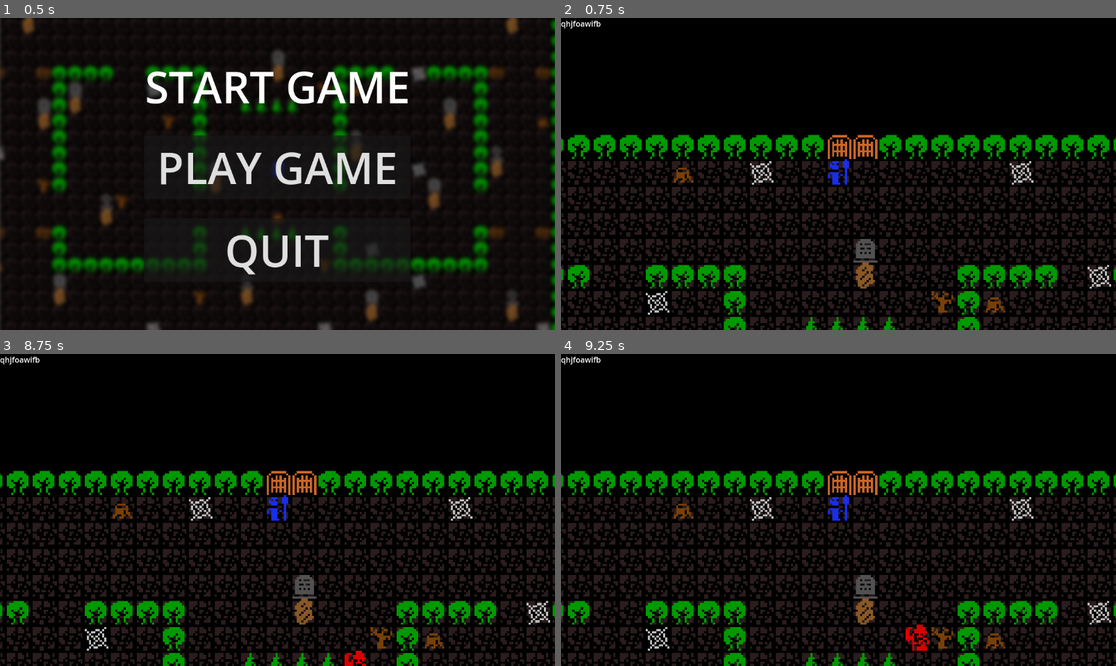
Above: before the commit, frames 1-4 (two rows, left to right).
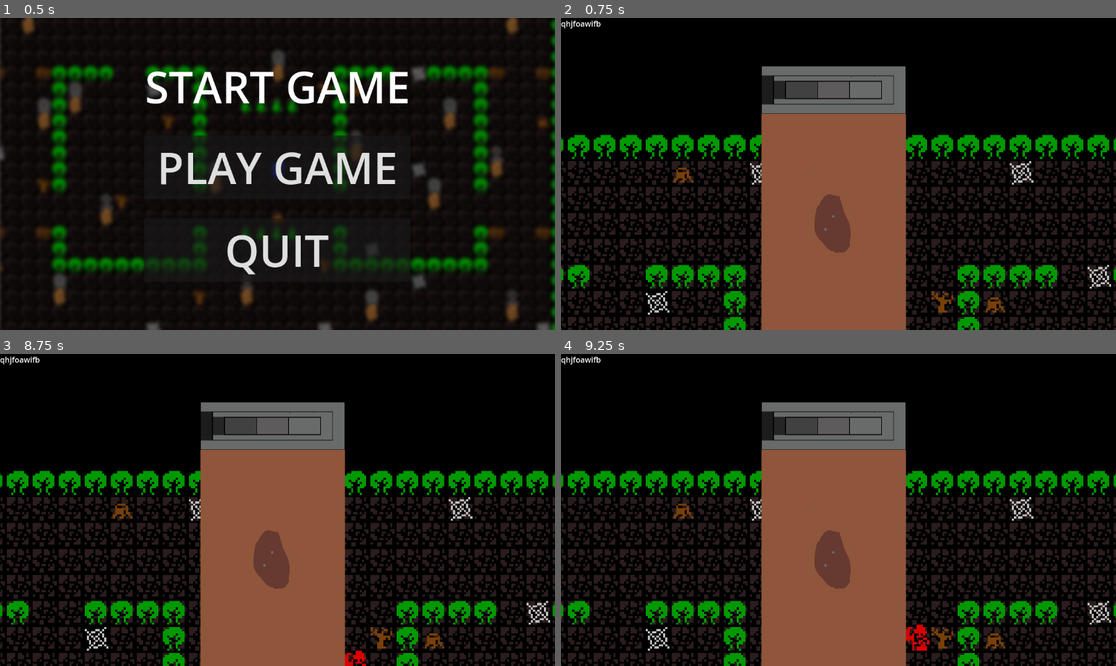
Above: after the commit, the same moments.

Repository: LucyJuza/trijam-bast-luci-luca
Game: Godot game, scene res://UI/main.tscn
Two runs of this game, one before a commit and one after it. Both use one fixed random seed, a clock stepped at 60 frames per second and the inputs below.
Inputs:
- Up to frame 1 (0.5 s): no input
- Up to frame 2 (0.75 s): click "PLAY GAME" at 0.5 s
- Up to frame 3 (8.75 s): tap Enter at 1.25, 2.75, 4.25 s; tap Space (interact) at 1.35, 2, 2.1, 2.85, 3.5, 3.6, 4.35, 5, 5.1, 5.85, 6.6, 7.35, 8.1 s
- Up to frame 4 (9.25 s): tap Space (interact) at 8.85 s

Frame 1 is identical in both runs. In frame 2, 22% of the frame differs, in the area x 36-63%, y 15-100%; in frame 3, 22%; in frame 4, 22%.

Commit message:
some stuff

Diff:
--- a/main.tscn
+++ b/main.tscn
@@ -35,7 +35,6 @@
 zoom = Vector2(4.495, 4.495)
 
 [node name="GraveScreen" parent="." instance=ExtResource("3_ft0g6")]
-visible = false
 
 [node name="CanvasLayer" type="CanvasLayer" parent="."]
 
--- a/scenes/grave_screen.tscn
+++ b/scenes/grave_screen.tscn
@@ -1,57 +1,43 @@
-[gd_scene load_steps=7 format=3 uid="uid://cpexv3sfbpnsv"]
+[gd_scene load_steps=6 format=3 uid="uid://cpexv3sfbpnsv"]
 
 [ext_resource type="Script" path="res://scenes/scripts/GraveScreen.gd" id="1_2rrki"]
 [ext_resource type="PackedScene" uid="uid://d3tjc1nnbuus2" path="res://scenes/grave_layers.tscn" id="2_5n0l1"]
 [ext_resource type="AudioStream" uid="uid://yyl1phqkff5e" path="res://sound/shovel.wav" id="3_1s2sl"]
 [ext_resource type="AudioStream" uid="uid://g75fdcdj27fg" path="res://sound/bones.mp3" id="4_qis8c"]
-
-[sub_resource type="StyleBoxFlat" id="StyleBoxFlat_7e24j"]
-
-[sub_resource type="StyleBoxFlat" id="StyleBoxFlat_hmrnl"]
-bg_color = Color(0.258824, 0.807843, 0, 1)
+[ext_resource type="Texture2D" uid="uid://css2dw7fvw63f" path="res://assets/images/tomb_head.png" id="5_curm8"]
 
 [node name="GraveScreen" type="CanvasLayer"]
 script = ExtResource("1_2rrki")
 
 [node name="GraveBG" type="ColorRect" parent="."]
-offset_right = 1152.0
-offset_bottom = 645.0
+anchors_preset = 8
+anchor_left = 0.5
+anchor_top = 0.5
+anchor_right = 0.5
+anchor_bottom = 0.5
+offset_left = -576.0
+offset_top = -322.5
+offset_right = 576.0
+offset_bottom = 322.5
+grow_horizontal = 2
+grow_vertical = 2
 color = Color(1, 1, 1, 0)
-
-[node name="GraveLabel" type="Label" parent="GraveBG"]
-layout_mode = 0
-offset_left = 495.0
-offset_top = 47.0
-offset_right = 635.0
-offset_bottom = 70.0
-text = "Tombe"
-horizontal_alignment = 1
-vertical_alignment = 1
-
-[node name="ProgressBar" type="ProgressBar" parent="GraveBG"]
-unique_name_in_owner = true
-layout_mode = 0
-offset_left = 323.0
-offset_top = 112.0
-offset_right = 348.0
-offset_bottom = 386.0
-theme_override_styles/background = SubResource("StyleBoxFlat_7e24j")
-theme_override_styles/fill = SubResource("StyleBoxFlat_hmrnl")
-value = 100.0
-fill_mode = 3
-show_percentage = false
 
 [node name="GraveLayers" parent="GraveBG" instance=ExtResource("2_5n0l1")]
 unique_name_in_owner = true
 layout_mode = 1
 anchor_left = 0.361
-anchor_top = 0.149
+anchor_top = 0.306
 anchor_right = 0.361
-anchor_bottom = 0.149
+anchor_bottom = 0.306
 offset_left = 0.12796
 offset_top = -0.105003
 offset_right = 300.128
 offset_bottom = 449.895
+
+[node name="TombHead" type="Sprite2D" parent="GraveBG"]
+position = Vector2(566, 147.5)
+texture = ExtResource("5_curm8")
 
 [node name="shovel" type="AudioStreamPlayer" parent="."]
 stream = ExtResource("3_1s2sl")
--- a/scenes/scripts/GraveScreen.gd
+++ b/scenes/scripts/GraveScreen.gd
@@ -59,7 +59,6 @@
 		%GraveLayers.current_layer = 4
 		%GraveLayers.update_layers()
 	health = current_health
-	%ProgressBar.value = health
 	damage_dealt = current_damage_dealt;
 	monster_spawn = 0
 	treasure_spawn = 0
@@ -69,7 +68,6 @@
 	if health > 0:
 		health -= DAMAGE_PER_DIG
 		damage_dealt += DAMAGE_PER_DIG
-		%ProgressBar.value = health
 
 		if damage_dealt >= DAMAGE_THRESHOLD:
 			damage_dealt = 0
